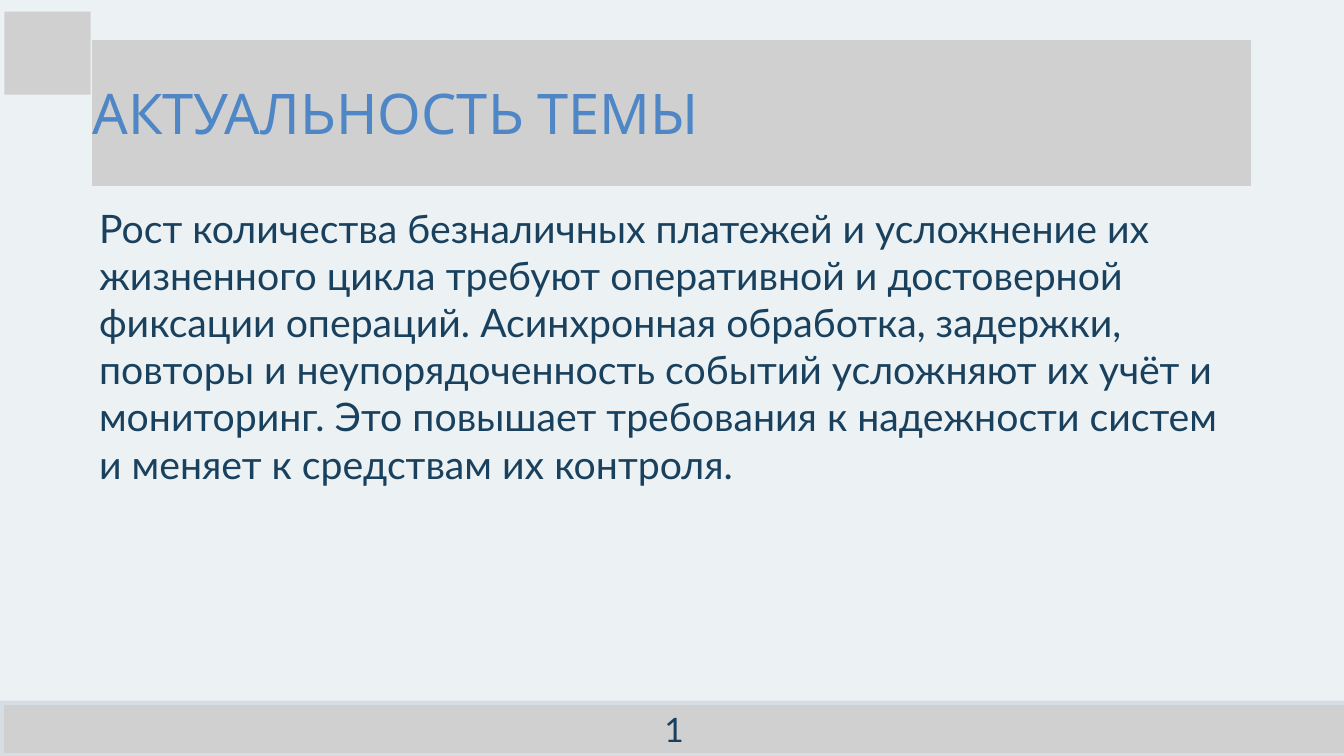
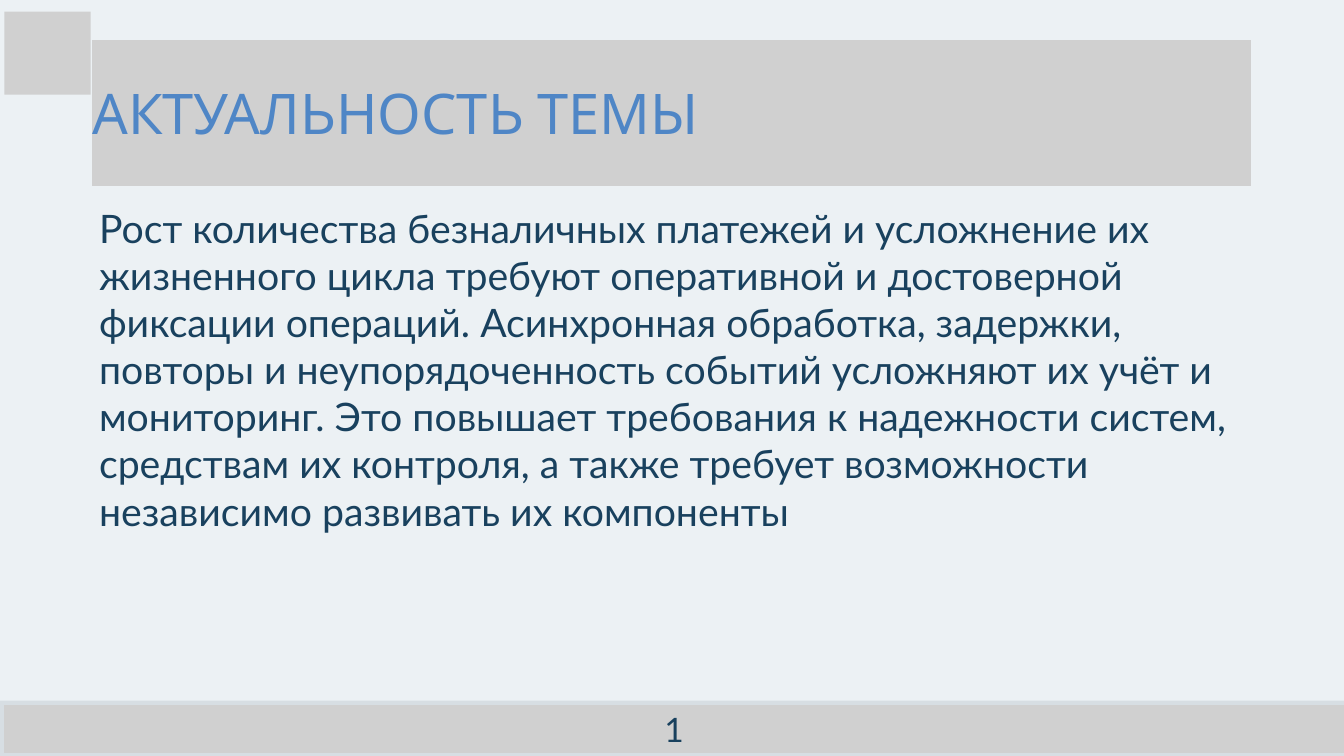
Before and after one commit to MAPiryazev/Diploma, a slide deck: slide 2 of docs/Презентация_ВКР_Пирязев_М8О-407Б-22.pptx. Drawn at 1344x756 pixels with LibreOffice and Linux fonts; fonts in the diff are those of the drawing; grey boxes stand for pictures. Boxes give left, top, right and bottom in pixels: in the first picture for what was removed or moved away, otherwise in the second. Text is boxed around its words. In the diff, an @@ line names an element or a change of style, - is before the commit and + after.

```diff
--- a/docs/Презентация_ВКР_Пирязев_М8О-407Б-22.pptx
+++ b/docs/Презентация_ВКР_Пирязев_М8О-407Б-22.pptx
@@ text at (99, 214, 1226, 533): text changed @@
-Рост количества безналичных платежей и усложнение их жизненного цикла требуют оперативной и достоверной фиксации операций. Асинхронная обработка, задержки, повторы и неупорядоченность событий усложняют их учёт и мониторинг. Это повышает требования к надежности систем и меняет к средствам их контроля.
+Рост количества безналичных платежей и усложнение их жизненного цикла требуют оперативной и достоверной фиксации операций. Асинхронная обработка, задержки, повторы и неупорядоченность событий усложняют их учёт и мониторинг. Это повышает требования к надежности систем, средствам их контроля, а также требует возможности независимо развивать их компоненты
```
Also in this commit, not shown: 1 other slide changed, 29 other files.
